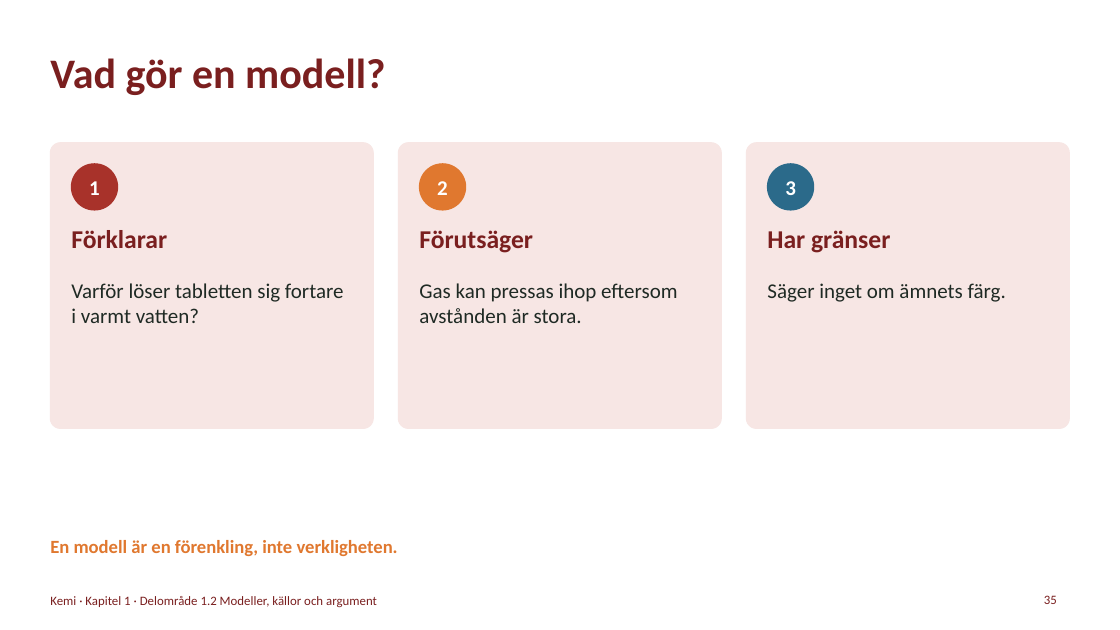
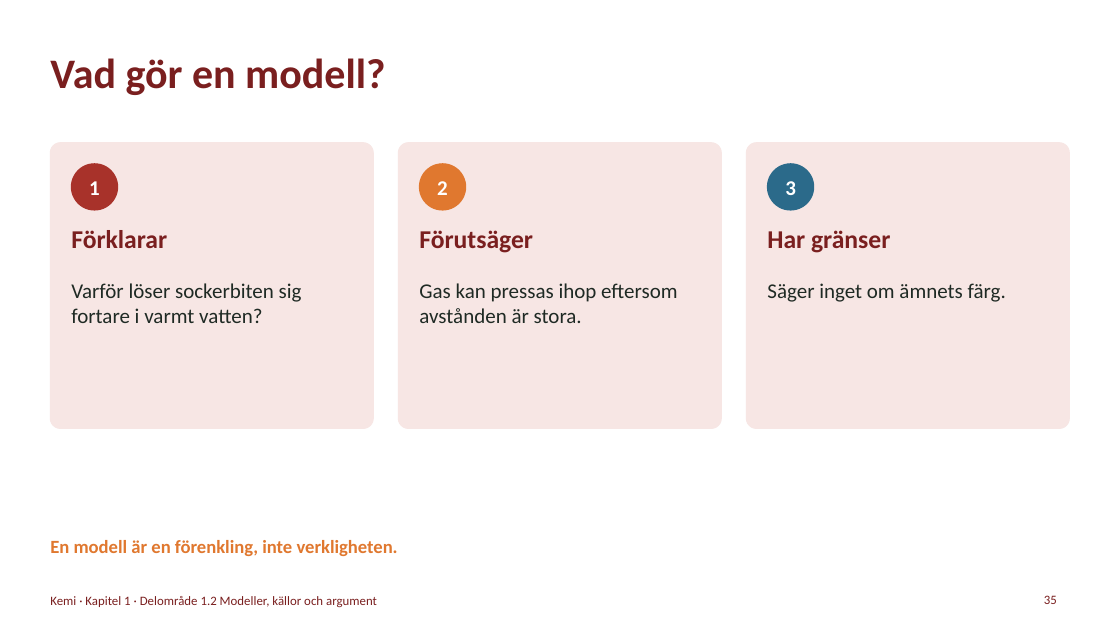
Before and after one commit to sweviktor95/pluggis, a slide deck: slide 35 of planering/kemi-omrade1/kemi-1-kemi-som-vetenskap.pptx. Drawn at 1120x630 pixels with LibreOffice and Linux fonts; fonts in the diff are those of the drawing. Boxes give left, top, right and bottom in pixels: in the first picture for what was removed or moved away, otherwise in the second. Text is boxed around its words. In the diff, an @@ line names an element or a change of style, - is before the commit and + after.

```diff
--- a/planering/kemi-omrade1/kemi-1-kemi-som-vetenskap.pptx
+++ b/planering/kemi-omrade1/kemi-1-kemi-som-vetenskap.pptx
@@ text at (71, 283, 302, 323): text changed @@
-Varför löser tabletten sig fortare i varmt vatten?
+Varför löser sockerbiten sig fortare i varmt vatten?
```
Also in this commit, not shown: 9 other slides changed, 40 other files.
